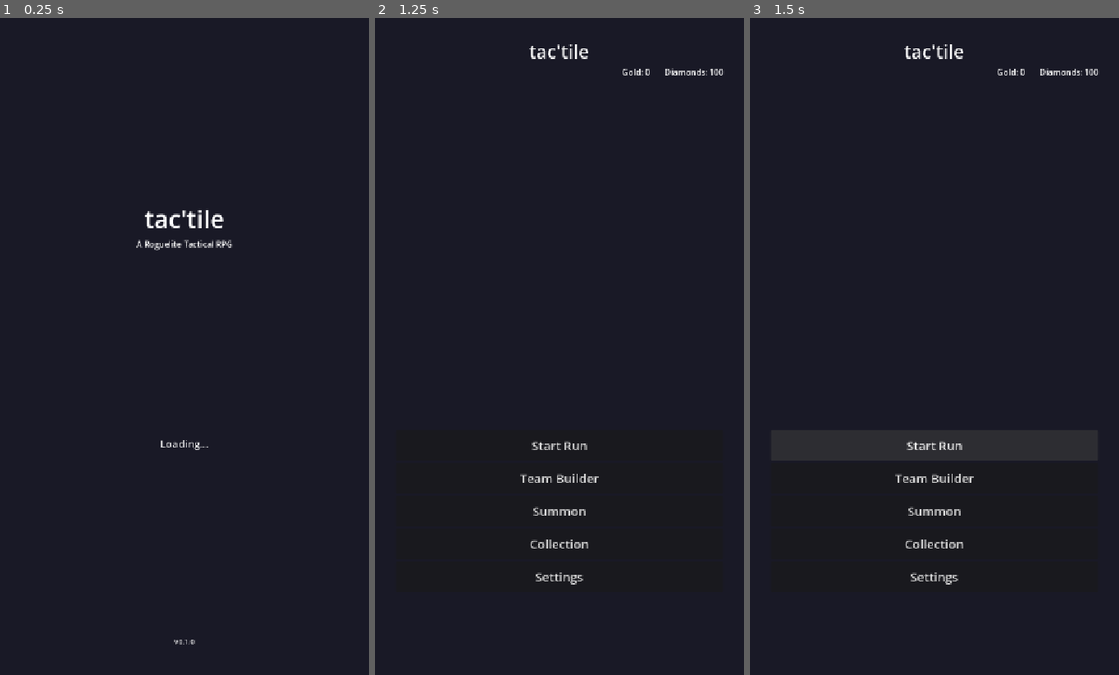
Above: before the commit, frames 1-3 (left to right).
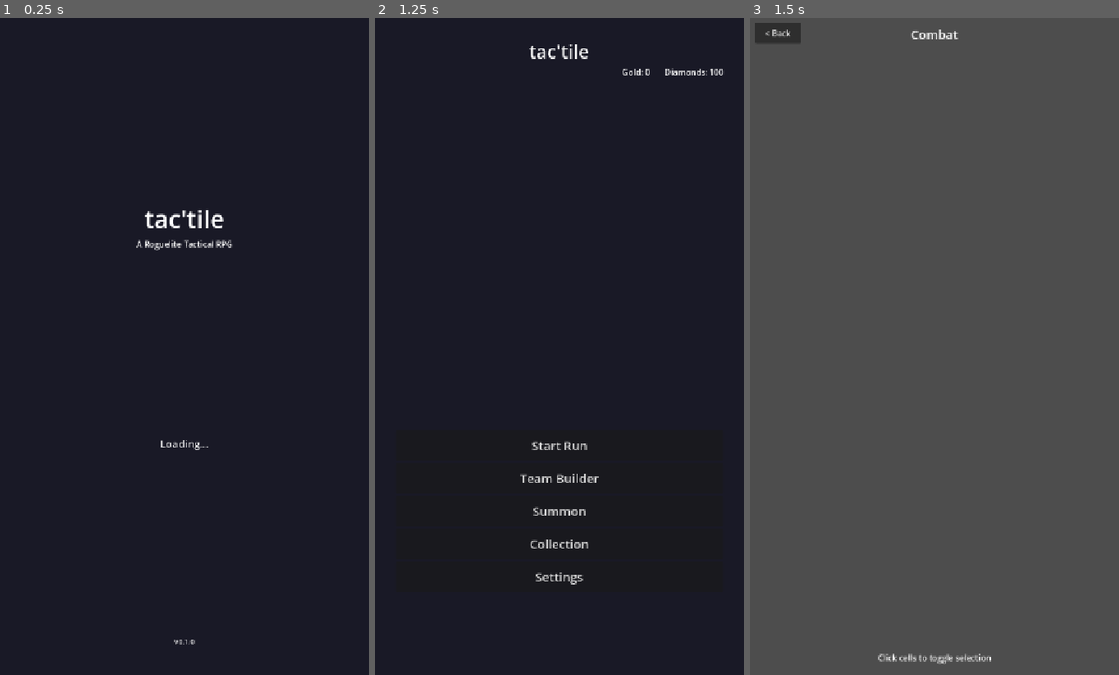
Above: after the commit, the same moments.

Repository: Romain0706/tac-tile
Game: Godot game, scene res://scenes/main.tscn
The game is run twice, just before and just after one commit, with the same random seed, the same clock (stepped at 60 frames per second) and the same inputs.
Inputs (mouse positions are in pixels of both pictures, inside the frame that each line leads up to):
- Up to frame 1 (0.25 s): no input
- Up to frame 2 (1.25 s): tap Enter at 0.5 s; move the mouse to (640, 313) at 0.52 s; click (640, 313) at 0.67 s
- Up to frame 3 (1.5 s): click "Start Run" at 1.25 s

Frames 1-2 are identical in both runs. In frame 3, 99% of the frame differs, in the area x 0-100%, y 0-100%.
Error after the commit: Parse Error: Export type can only be built-in, a resource, a node, or an enum. (res://scripts/combat/grid_renderer.gd:16)

Commit message:
feat(combat): implement STORY-002 ( Grid System - 6x8 Grid Rendering
- Add GridSystem class with grid data model and coordinate conversion
- Add GridCell class for cell state management
- Create GridRenderer scene with visual grid using _draw()
- Add cell highlighting functionality
- Create Combat scene with GridRenderer
- Update main menu to navigate to combat for testing

Co-Authored-By: Claude Opus 4.6 <noreply@anthropic.com>

Diff:
--- /dev/null
+++ b/scenes/combat/combat.tscn
@@ -0,0 +1,68 @@
+[gd_scene load_steps=3 format=3]
+
+[ext_resource type="Script" path="res://scripts/combat/combat_scene.gd" id="1_combat"]
+[ext_resource type="PackedScene" path="res://scenes/combat/grid_renderer.tscn" id="2_grid"]
+
+[node name="Combat" type="Control"]
+layout_mode = 3
+anchors_preset = 15
+anchor_right = 1.0
+anchor_bottom = 1.0
+grow_horizontal = 2
+grow_vertical = 2
+script = ExtResource("1_combat")
+
+[node name="GridRenderer" parent="." instance=ExtResource("2_grid")]
+unique_name_in_owner = true
+
+[node name="UILayer" type="CanvasLayer" parent="."]
+layer = 10
+
+[node name="TopBar" type="Control" parent="UILayer"]
+layout_mode = 1
+anchors_preset = 10
+anchor_right = 1.0
+offset_bottom = 60.0
+
+[node name="BackButton" type="Button" parent="UILayer/TopBar"]
+layout_mode = 1
+anchors_preset = 0
+offset_left = 10.0
+offset_top = 10.0
+offset_right = 100.0
+offset_bottom = 50.0
+text = "< Back"
+
+[node name="TitleLabel" type="Label" parent="UILayer/TopBar"]
+layout_mode = 1
+anchors_preset = 5
+anchor_left = 0.5
+anchor_right = 0.5
+offset_left = -50.0
+offset_top = 15.0
+offset_right = 50.0
+offset_bottom = 45.0
+theme_override_font_sizes/font_size = 24
+text = "Combat"
+horizontal_alignment = 1
+
+[node name="BottomBar" type="Control" parent="UILayer"]
+layout_mode = 1
+anchors_preset = 12
+anchor_top = 1.0
+anchor_bottom = 1.0
+offset_top = -60.0
+
+[node name="InfoLabel" type="Label" parent="UILayer/BottomBar"]
+layout_mode = 1
+anchors_preset = 8
+anchor_left = 0.5
+anchor_top = 1.0
+anchor_right = 0.5
+anchor_bottom = 1.0
+offset_left = -150.0
+offset_top = -45.0
+offset_right = 150.0
+offset_bottom = -15.0
+text = "Click cells to toggle selection"
+horizontal_alignment = 1
--- /dev/null
+++ b/scenes/combat/grid_renderer.tscn
@@ -0,0 +1,6 @@
+[gd_scene load_steps=2 format=3]
+
+[ext_resource type="Script" path="res://scripts/combat/grid_renderer.gd" id="1_grid_renderer"]
+
+[node name="GridRenderer" type="Node2D"]
+script = ExtResource("1_grid_renderer")
--- /dev/null
+++ b/scripts/combat/combat_scene.gd
@@ -0,0 +1,87 @@
+## CombatScene.gd
+## Main combat scene that contains the grid, units, and manages combat flow.
+## This is the entry point for tactical combat in tac'tile.
+extends Control
+
+# Signals
+signal combat_started
+signal combat_ended(victory: bool)
+signal turn_completed
+
+# Child references
+@onready var _grid_renderer: Node2D = $GridRenderer
+@onready var _back_button: Button = $UILayer/TopBar/BackButton
+
+# State
+var _is_combat_active: bool = false
+
+
+func _ready() -> void:
+	_connect_signals()
+	_setup_test_highlights()
+
+
+func _connect_signals() -> void:
+	if _grid_renderer == null:
+		push_warning("GridRenderer not found in CombatScene")
+		return
+
+	_grid_renderer.cell_clicked.connect(_on_cell_clicked)
+	_grid_renderer.cell_hovered.connect(_on_cell_hovered)
+
+	if _back_button:
+		_back_button.pressed.connect(_on_back_pressed)
+
+
+## Initialize combat with enemies (placeholder for future implementation)
+func start_combat(enemy_data: Array = []) -> void:
+	_is_combat_active = true
+	combat_started.emit()
+	print("Combat started!")
+
+
+## End combat (placeholder for future implementation)
+func end_combat(victory: bool) -> void:
+	_is_combat_active = false
+	combat_ended.emit(victory)
+	print("Combat ended. Victory: ", victory)
+
+
+## Handle cell click
+func _on_cell_clicked(grid_position: Vector2i) -> void:
+	print("Cell clicked: ", grid_position)
+
+	# Toggle highlight for testing
+	if _grid_renderer:
+		var cell: GridCell = _grid_renderer.get_cellv(grid_position)
+		if cell:
+			if cell.state == GridCell.CellState.NORMAL:
+				_grid_renderer.set_cell_state(grid_position.x, grid_position.y, GridCell.CellState.SELECTED)
+			else:
+				_grid_renderer.set_cell_state(grid_position.x, grid_position.y, GridCell.CellState.NORMAL)
+
+
+## Handle cell hover
+func _on_cell_hovered(grid_position: Vector2i) -> void:
+	# Can be used for tooltips or previews
+	pass
+
+
+## Handle back button press
+func _on_back_pressed() -> void:
+	if UIManager:
+		UIManager.change_scene("res://scenes/menu/main_menu.tscn")
+	else:
+		get_tree().change_scene_to_file("res://scenes/menu/main_menu.tscn")
+
+
+## Setup test highlights to verify grid rendering
+func _setup_test_highlights() -> void:
+	if _grid_renderer == null:
+		return
+
+	# Highlight a few cells for visual testing
+	_grid_renderer.set_cell_state(0, 0, GridCell.CellState.PINCER_TARGET)
+	_grid_renderer.set_cell_state(5, 7, GridCell.CellState.CHAIN_TARGET)
+	_grid_renderer.set_cell_state(2, 3, GridCell.CellState.MOVABLE)
+	_grid_renderer.set_cell_state(3, 4, GridCell.CellState.ATTACK_TARGET)
--- /dev/null
+++ b/scripts/combat/grid_cell.gd
@@ -0,0 +1,103 @@
+## GridCell.gd
+## Represents a single cell in the combat grid.
+## Tracks position, occupancy, and visual state.
+class_name GridCell
+extends Resource
+
+# Cell states for visual feedback
+enum CellState {
+	NORMAL,
+	HIGHLIGHTED,
+	SELECTED,
+	MOVABLE,
+	ATTACK_TARGET,
+	PINCER_TARGET,
+	CHAIN_TARGET
+}
+
+# Exported properties
+@export var grid_position: Vector2i = Vector2i.ZERO
+@export var state: CellState = CellState.NORMAL
+@export var occupant_id: String = ""  # Unit ID if occupied, empty if free
+
+# Colors for each state (can be customized)
+var _state_colors: Dictionary = {
+	CellState.NORMAL: Color.TRANSPARENT,
+	CellState.HIGHLIGHTED: Color(0.3, 0.3, 0.8, 0.3),
+	CellState.SELECTED: Color(0.2, 0.6, 0.2, 0.4),
+	CellState.MOVABLE: Color(0.2, 0.8, 0.2, 0.3),
+	CellState.ATTACK_TARGET: Color(0.8, 0.2, 0.2, 0.4),
+	CellState.PINCER_TARGET: Color(0.8, 0.6, 0.0, 0.5),
+	CellState.CHAIN_TARGET: Color(0.6, 0.4, 0.8, 0.4)
+}
+
+
+## Create a new GridCell at a specific position
+static func create(col: int, row: int) -> GridCell:
+	var cell := GridCell.new()
+	cell.grid_position = Vector2i(col, row)
+	return cell
+
+
+## Check if this cell is occupied
+func is_occupied() -> bool:
+	return occupant_id != ""
+
+
+## Check if this cell is empty
+func is_empty() -> bool:
+	return occupant_id == ""
+
+
+## Get the column (x) position
+func get_col() -> int:
+	return grid_position.x
+
+
+## Get the row (y) position
+func get_row() -> int:
+	return grid_position.y
+
+
+## Get the color for the current state
+func get_state_color() -> Color:
+	return _state_colors.get(state, Color.TRANSPARENT)
+
+
+## Set the cell state
+func set_state(new_state: CellState) -> void:
+	state = new_state
+
+
+## Reset cell to normal state
+func reset_state() -> void:
+	state = CellState.NORMAL
+
+
+## Set occupant
+func set_occupant(unit_id: String) -> void:
+	occupant_id = unit_id
+
+
+## Clear occupant
+func clear_occupant() -> void:
+	occupant_id = ""
+
+
+## Serialize to dictionary
+func to_dict() -> Dictionary:
+	return {
+		"col": grid_position.x,
+		"row": grid_position.y,
+		"state": state,
+		"occupant_id": occupant_id
+	}
+
+
+## Deserialize from dictionary
+static func from_dict(data: Dictionary) -> GridCell:
+	var cell := GridCell.new()
+	cell.grid_position = Vector2i(data.get("col", 0), data.get("row", 0))
+	cell.state = data.get("state", CellState.NORMAL) as CellState
+	cell.occupant_id = data.get("occupant_id", "")
+	return cell
--- /dev/null
+++ b/scripts/combat/grid_renderer.gd
@@ -0,0 +1,185 @@
+## GridRenderer.gd
+## Visual rendering of the 6x8 combat grid.
+## Uses _draw() for efficient rendering with 60 FPS target.
+extends Node2D
+
+# Signals
+signal cell_clicked(grid_position: Vector2i)
+signal cell_hovered(grid_position: Vector2i)
+
+# Constants
+const GRID_LINE_COLOR: Color = Color(0.4, 0.4, 0.5, 0.8)
+const GRID_LINE_WIDTH: float = 1.0
+const GRID_BACKGROUND_COLOR: Color = Color(0.1, 0.1, 0.15, 0.6)
+
+# Dependencies
+@export var grid_system: GridSystem
+
+# State
+var _cells: Array[GridCell] = []
+var _hovered_cell: Vector2i = Vector2i(-1, -1)
+
+
+func _ready() -> void:
+	_initialize_grid_system()
+	_initialize_cells()
+
+
+func _draw() -> void:
+	if grid_system == null:
+		return
+
+	_draw_background()
+	_draw_grid_lines()
+	_draw_cell_highlights()
+
+
+## Initialize grid system with viewport size
+func _initialize_grid_system() -> void:
+	if grid_system == null:
+		grid_system = GridSystem.new()
+
+	var viewport_size: Vector2 = get_viewport().get_visible_rect().size
+	grid_system.initialize(viewport_size)
+
+	# Center the grid
+	position = grid_system.get_grid_offset()
+
+
+## Initialize all grid cells
+func _initialize_cells() -> void:
+	_cells.clear()
+
+	for row: int in GridSystem.GRID_ROWS:
+		for col: int in GridSystem.GRID_COLS:
+			var cell := GridCell.create(col, row)
+			_cells.append(cell)
+
+
+## Draw the grid background
+func _draw_background() -> void:
+	var grid_size: Vector2 = grid_system.get_grid_pixel_size()
+	var rect: Rect2 = Rect2(Vector2.ZERO, grid_size)
+	draw_rect(rect, GRID_BACKGROUND_COLOR)
+
+
+## Draw grid lines
+func _draw_grid_lines() -> void:
+	var cell_size: Vector2 = grid_system.get_cell_size()
+	var grid_size: Vector2 = grid_system.get_grid_pixel_size()
+
+	# Draw vertical lines
+	for col: int in range(GridSystem.GRID_COLS + 1):
+		var x: float = col * (cell_size.x + GridSystem.CELL_GAP)
+		var from: Vector2 = Vector2(x, 0)
+		var to: Vector2 = Vector2(x, grid_size.y)
+		draw_line(from, to, GRID_LINE_COLOR, GRID_LINE_WIDTH)
+
+	# Draw horizontal lines
+	for row: int in range(GridSystem.GRID_ROWS + 1):
+		var y: float = row * (cell_size.y + GridSystem.CELL_GAP)
+		var from: Vector2 = Vector2(0, y)
+		var to: Vector2 = Vector2(grid_size.x, y)
+		draw_line(from, to, GRID_LINE_COLOR, GRID_LINE_WIDTH)
+
+
+## Draw cell highlights based on state
+func _draw_cell_highlights() -> void:
+	var cell_size: Vector2 = grid_system.get_cell_size()
+
+	for cell: GridCell in _cells:
+		if cell.state == GridCell.CellState.NORMAL:
+			continue
+
+		var color: Color = cell.get_state_color()
+		var pos: Vector2 = grid_system.grid_to_screen(cell.grid_position.x, cell.grid_position.y)
+		var rect: Rect2 = Rect2(pos, cell_size)
+		draw_rect(rect, color)
+
+
+## Get cell at grid position
+func get_cell(col: int, row: int) -> GridCell:
+	var index: int = row * GridSystem.GRID_COLS + col
+	if index >= 0 and index < _cells.size():
+		return _cells[index]
+	return null
+
+
+## Get cell at grid position (Vector2i version)
+func get_cellv(pos: Vector2i) -> GridCell:
+	return get_cell(pos.x, pos.y)
+
+
+## Set cell state for visual feedback
+func set_cell_state(col: int, row: int, state: GridCell.CellState) -> void:
+	var cell: GridCell = get_cell(col, row)
+	if cell:
+		cell.set_state(state)
+		queue_redraw()
+
+
+## Reset all cells to normal state
+func reset_all_cells() -> void:
+	for cell: GridCell in _cells:
+		cell.reset_state()
+	queue_redraw()
+
+
+## Highlight specific cells
+func highlight_cells(positions: Array[Vector2i], state: GridCell.CellState) -> void:
+	reset_all_cells()
+	for pos: Vector2i in positions:
+		set_cell_state(pos.x, pos.y, state)
+
+
+## Handle mouse/touch input for cell detection
+func _input(event: InputEvent) -> void:
+	if event is InputEventMouseMotion or event is InputEventScreenDrag:
+		_handle_hover(event.position)
+	elif event is InputEventMouseButton or event is InputEventScreenTouch:
+		if event.pressed:
+			_handle_click(event.position)
+
+
+## Handle hover event
+func _handle_hover(screen_pos: Vector2) -> void:
+	if grid_system == null:
+		return
+
+	# Convert screen position to local position
+	var local_pos: Vector2 = to_local(screen_pos)
+	var grid_pos: Vector2i = grid_system.screen_to_gridv(local_pos)
+
+	if grid_pos != _hovered_cell:
+		if grid_system.is_valid_cellv(grid_pos):
+			_hovered_cell = grid_pos
+			cell_hovered.emit(grid_pos)
+		else:
+			_hovered_cell = Vector2i(-1, -1)
+
+
+## Handle click event
+func _handle_click(screen_pos: Vector2) -> void:
+	if grid_system == null:
+		return
+
+	# Convert screen position to local position
+	var local_pos: Vector2 = to_local(screen_pos)
+	var grid_pos: Vector2i = grid_system.screen_to_gridv(local_pos)
+
+	if grid_system.is_valid_cellv(grid_pos):
+		cell_clicked.emit(grid_pos)
+
+
+## Get all cells
+func get_all_cells() -> Array[GridCell]:
+	return _cells.duplicate()
+
+
+## Get cells by state
+func get_cells_by_state(state: GridCell.CellState) -> Array[GridCell]:
+	var result: Array[GridCell] = []
+	for cell: GridCell in _cells:
+		if cell.state == state:
+			result.append(cell)
+	return result
--- /dev/null
+++ b/scripts/combat/grid_system.gd
@@ -0,0 +1,175 @@
+## GridSystem.gd
+## Core grid logic and data management for the 6x8 combat grid.
+## Handles coordinate conversion, cell state, and grid queries.
+class_name GridSystem
+extends RefCounted
+
+# Grid dimensions
+const GRID_COLS: int = 6
+const GRID_ROWS: int = 8
+const TOTAL_CELLS: int = GRID_COLS * GRID_ROWS
+
+# Cell sizing (calculated for 720px width with margins)
+const GRID_MARGIN_X: int = 20
+const GRID_MARGIN_Y: int = 100  # Space for UI at top/bottom
+const CELL_GAP: int = 2
+
+# State
+var _cell_size: Vector2 = Vector2.ZERO
+var _grid_offset: Vector2 = Vector2.ZERO
+var _viewport_size: Vector2 = Vector2.ZERO
+
+
+## Initialize grid with viewport dimensions
+func initialize(viewport_size: Vector2) -> void:
+	_viewport_size = viewport_size
+	_calculate_cell_size()
+	_calculate_grid_offset()
+
+
+## Calculate cell size to fit grid in viewport
+func _calculate_cell_size() -> void:
+	# Available space for grid
+	var available_width: float = _viewport_size.x - (GRID_MARGIN_X * 2)
+	var available_height: float = _viewport_size.y - (GRID_MARGIN_Y * 2)
+
+	# Calculate cell size to fit both dimensions
+	var cell_width: float = (available_width - (CELL_GAP * (GRID_COLS - 1))) / GRID_COLS
+	var cell_height: float = (available_height - (CELL_GAP * (GRID_ROWS - 1))) / GRID_ROWS
+
+	# Use square cells (minimum of width/height)
+	var cell_size: float = min(cell_width, cell_height)
+	_cell_size = Vector2(cell_size, cell_size)
+
+
+## Calculate grid offset to center it in viewport
+func _calculate_grid_offset() -> void:
+	var grid_pixel_size: Vector2 = get_grid_pixel_size()
+	var remaining_width: float = _viewport_size.x - grid_pixel_size.x
+	var remaining_height: float = _viewport_size.y - grid_pixel_size.y
+
+	_grid_offset = Vector2(
+		remaining_width / 2.0,
+		remaining_height / 2.0
+	)
+
+
+## Get the calculated cell size
+func get_cell_size() -> Vector2:
+	return _cell_size
+
+
+## Get the grid offset (for centering)
+func get_grid_offset() -> Vector2:
+	return _grid_offset
+
+
+## Convert grid coordinates (col, row) to screen position (top-left of cell)
+func grid_to_screen(col: int, row: int) -> Vector2:
+	return Vector2(
+		_grid_offset.x + col * (_cell_size.x + CELL_GAP),
+		_grid_offset.y + row * (_cell_size.y + CELL_GAP)
+	)
+
+
+## Convert grid position (Vector2i) to screen position
+func grid_to_screenv(pos: Vector2i) -> Vector2:
+	return grid_to_screen(pos.x, pos.y)
+
+
+## Convert screen position to grid coordinates
+func screen_to_grid(screen_pos: Vector2) -> Vector2i:
+	var local_pos: Vector2 = screen_pos - _grid_offset
+
+	var col: int = int(local_pos.x / (_cell_size.x + CELL_GAP))
+	var row: int = int(local_pos.y / (_cell_size.y + CELL_GAP))
+
+	return Vector2i(col, row)
+
+
+## Check if grid coordinates are valid
+func is_valid_cell(col: int, row: int) -> bool:
+	return col >= 0 and col < GRID_COLS and row >= 0 and row < GRID_ROWS
+
+
+## Check if grid position (Vector2i) is valid
+func is_valid_cellv(pos: Vector2i) -> bool:
+	return is_valid_cell(pos.x, pos.y)
+
+
+## Get the center position of a cell in screen coordinates
+func get_cell_center(col: int, row: int) -> Vector2:
+	var top_left: Vector2 = grid_to_screen(col, row)
+	return Vector2(
+		top_left.x + _cell_size.x / 2.0,
+		top_left.y + _cell_size.y / 2.0
+	)
+
+
+## Get the center position of a cell (Vector2i version)
+func get_cell_centerv(pos: Vector2i) -> Vector2:
+	return get_cell_center(pos.x, pos.y)
+
+
+## Get distance between two grid cells (Manhattan distance)
+func get_manhattan_distance(from: Vector2i, to: Vector2i) -> int:
+	return abs(to.x - from.x) + abs(to.y - from.y)
+
+
+## Get Euclidean distance between two grid cells
+func get_euclidean_distance(from: Vector2i, to: Vector2i) -> float:
+	var dx: float = float(to.x - from.x)
+	var dy: float = float(to.y - from.y)
+	return sqrt(dx * dx + dy * dy)
+
+
+## Get all valid neighboring cells (orthogonal only)
+func get_neighbors(col: int, row: int) -> Array[Vector2i]:
+	var neighbors: Array[Vector2i] = []
+
+	var directions: Array[Vector2i] = [
+		Vector2i(0, -1),  # Up
+		Vector2i(1, 0),   # Right
+		Vector2i(0, 1),   # Down
+		Vector2i(-1, 0)   # Left
+	]
+
+	for dir: Vector2i in directions:
+		var neighbor: Vector2i = Vector2i(col + dir.x, row + dir.y)
+		if is_valid_cellv(neighbor):
+			neighbors.append(neighbor)
+
+	return neighbors
+
+
+## Get all valid neighboring cells including diagonals
+func get_neighbors_with_diagonals(col: int, row: int) -> Array[Vector2i]:
+	var neighbors: Array[Vector2i] = []
+
+	for dy: int in range(-1, 2):
+		for dx: int in range(-1, 2):
+			if dx == 0 and dy == 0:
+				continue
+			var neighbor: Vector2i = Vector2i(col + dx, row + dy)
+			if is_valid_cellv(neighbor):
+				neighbors.append(neighbor)
+
+	return neighbors
+
+
+## Get the total grid dimensions in pixels
+func get_grid_pixel_size() -> Vector2:
+	return Vector2(
+		(_cell_size.x * float(GRID_COLS)) + (float(CELL_GAP) * float(GRID_COLS - 1)),
+		(_cell_size.y * float(GRID_ROWS)) + (float(CELL_GAP) * float(GRID_ROWS - 1))
+	)
+
+
+## Get cell index from grid coordinates
+func get_cell_index(col: int, row: int) -> int:
+	return row * GRID_COLS + col
+
+
+## Get grid coordinates from cell index
+func index_to_grid(index: int) -> Vector2i:
+	return Vector2i(index % GRID_COLS, index / GRID_COLS)
--- a/scripts/menu/main_menu.gd
+++ b/scripts/menu/main_menu.gd
@@ -52,7 +52,12 @@
 
 
 func _on_run_pressed() -> void:
-	print("Run button pressed - TODO: Navigate to run selection")
+	print("Run button pressed - Navigating to combat test")
+	# Navigate to combat scene for grid testing
+	if UIManager:
+		UIManager.change_scene("res://scenes/combat/combat.tscn")
+	else:
+		get_tree().change_scene_to_file("res://scenes/combat/combat.tscn")
 
 
 func _on_team_pressed() -> void:
Not shown: 1 places in scenes/main.tscn that only renumber resources
Not shown, added: scripts/combat/combat_scene.gd.uid
Not shown, added: scripts/combat/grid_cell.gd.uid
Not shown, added: scripts/combat/grid_renderer.gd.uid
Not shown, added: scripts/combat/grid_system.gd.uid
